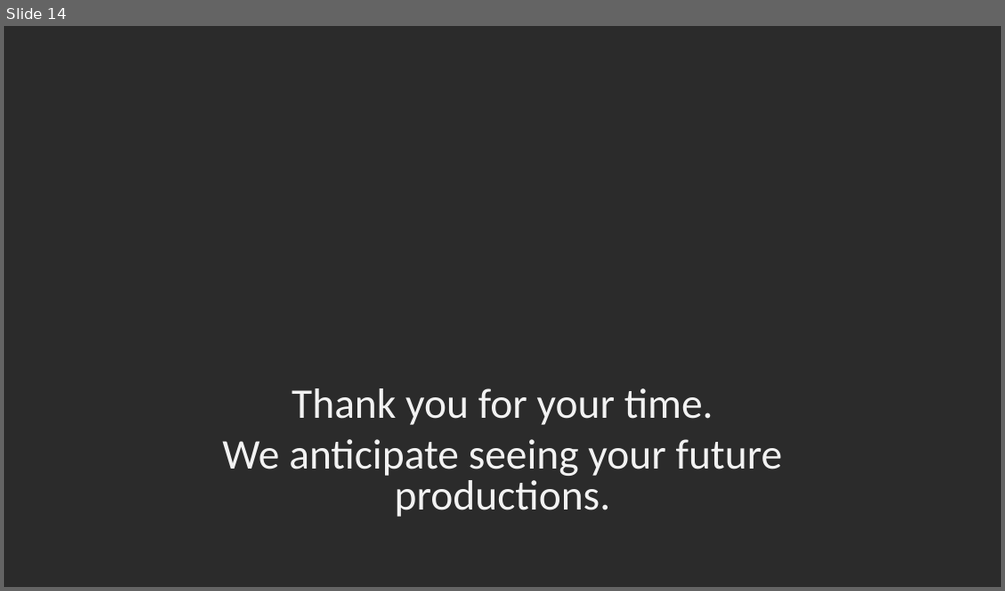
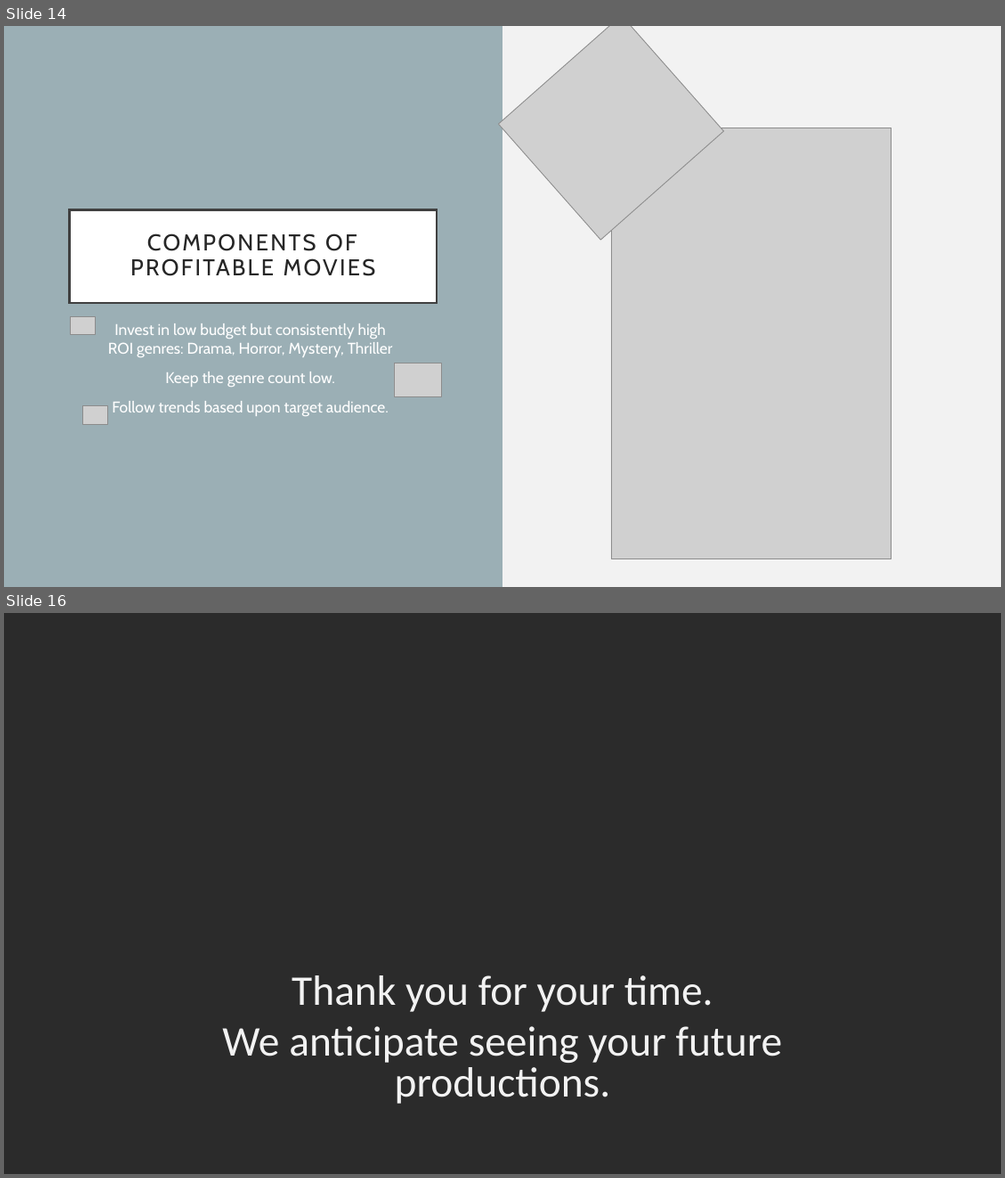
Before and after one commit to conlpate/dsc-mod-1-project-v2-1-onl01-dtsc-pt-052620, a slide deck: Presentation.pptx. Shown one above the other, each under a label of ours: slide 14 before the commit, slides 14 and 16 after it; the slides between them are not shown. The pictures are 1005x591 and 1005x1178 pixels, drawn with LibreOffice and Linux fonts; fonts in the diff are those of the drawing; grey boxes stand for pictures; background and template pictures are left out; a plain dark background stands for a picture behind light text. Boxes give left, top, right and bottom in pixels: in the first picture for what was removed or moved away, otherwise in the second. Text is boxed around its words. In the diff, an @@ line names an element or a change of style, - is before the commit and + after.

```diff
--- a/Presentation.pptx
+++ b/Presentation.pptx
@@ slide 14 added at (4, 26, 1001, 587), background #F2F2F2 @@
@@ rectangle added at (4, 26, 502, 587), fill #9BAFB5 @@
@@ picture added at (498, 26, 723, 240) @@
@@ picture added at (611, 127, 891, 559) @@
@@ title added at (70, 209, 437, 303), fill #FFFFFF, outline #404040 2.5 pt, 22 pt, text #262626 @@
+COMPONENTS OF PROFITABLE MOVIES
@@ picture added at (70, 316, 96, 334) @@
@@ text added at (108, 323, 393, 416), 15 pt, text #FFFFFF @@
+Invest in low budget but consistently high ROI genres: Drama, Horror, Mystery, Thriller
+Keep the genre count low.
+Follow trends based upon target audience.
@@ picture added at (394, 362, 442, 397) @@
@@ picture added at (82, 406, 108, 424) @@
@@ what was slide 14 is now slide 16 @@
```
Also in this commit, not shown: 3 slides changed, 9 other slides added, 8 slides removed, 11 other files.
